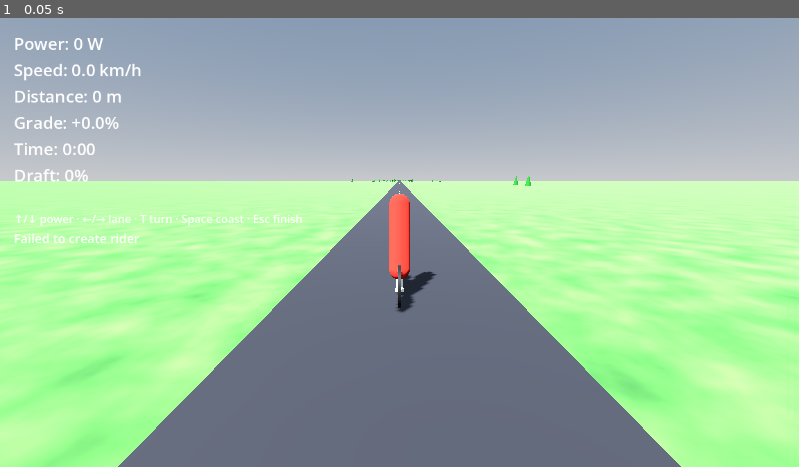
Above: before the commit, frame 1.
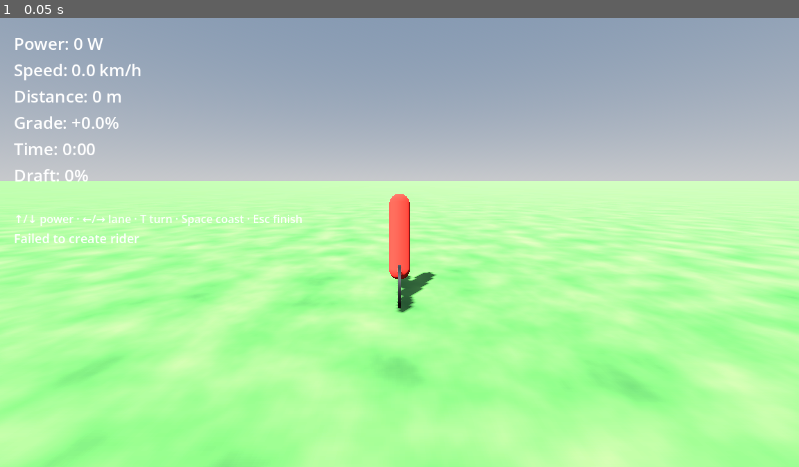
Above: after the commit, the same moment.

Repository: vincentdavis/gotta-bike-fast
Game: Godot game, scene res://scenes/ride.tscn
Two runs of this game, one before a commit and one after it. Both use one fixed random seed, a clock stepped at 60 frames per second and the inputs below. This scene is started directly instead of the project's main scene.
Inputs:
- Up to frame 1 (0.05 s): no input

The runs differ from the first frame. In frame 1, 22% of the frame differs, in the area x 14-86%, y 35-100%.

Commit message:
Phase 3b - terrain follows the elevation profile
Course-dependent visuals (ground strip, road, dashes, markers, trees)
moved into a _build_course_visuals step that runs after the course
pick. Cumulative elevation is precomputed per waypoint and queried
by both visual setup and physics. Each road and dash segment is
tilted by atan(local_grade) so the strip reads as a continuous
ribbon up the hills; a 240 m wide ground bed under the road climbs
with it so the road and trees stop floating.

Rider now plants on the road surface (Y from elevation lookup), and
the effective gradient fed to physics + HUD is signed by heading so
"backwards up the same hill" reads as a descent. Ghost riders pull
their Y from the same lookup since the wire protocol carries only
x and z.

Co-Authored-By: Claude Opus 4.7 (1M context) <noreply@anthropic.com>

Diff:
--- a/scripts/world/ride_controller.gd
+++ b/scripts/world/ride_controller.gd
@@ -44,6 +44,7 @@
 var _ghosts: Dictionary = {}  # rider_id (String) -> Node3D
 var _ghost_targets: Dictionary = {}  # rider_id -> {pos, velocity, yaw, t_ms}
 var _world_state_accum_s: float = 0.0
+var _course_elevations: Array = []  # cumulative elevation at each waypoint
 
 const GHOST_SMOOTH_RATE := 10.0  # higher = snappier, lower = smoother but more lag
 const GHOST_DEAD_RECKON_CAP_S := 1.0  # stop extrapolating after this much silence
@@ -54,13 +55,12 @@
 func _ready() -> void:
 	_setup_environment()
 	_setup_ground()
-	_setup_road()
-	_setup_markers()
-	_setup_scenery()
 	_setup_sun()
 	_setup_rider()
 	_setup_camera()
 	_setup_hud()
+	# Road, markers, scenery depend on the chosen course — built post-pick
+	# inside _start_session via _build_course_visuals().
 	_start_session()
 
 
@@ -108,31 +108,133 @@
 	add_child(ground)
 
 
+func _build_course_visuals() -> void:
+	# Course-dependent visuals: road geometry, markers, and trees all use the
+	# elevation profile. Called after _start_session has picked a course.
+	_compute_course_elevations()
+	_setup_ground_strip()
+	_setup_road()
+	_setup_markers()
+	_setup_scenery()
+
+
+func _setup_ground_strip() -> void:
+	# Wide ground bed that follows the road's elevation, so the road and
+	# trees don't appear to float above the flat backdrop. Same per-segment
+	# tilt as the road, just much wider.
+	const STRIP_WIDTH := 240.0
+	const STRIP_LENGTH := 20000.0
+	const SEGMENT_LENGTH := 5.0
+	const NUM_SEGMENTS := int(STRIP_LENGTH / SEGMENT_LENGTH)
+
+	var multi := MultiMesh.new()
+	multi.transform_format = MultiMesh.TRANSFORM_3D
+	multi.instance_count = NUM_SEGMENTS
+	var seg_mesh := PlaneMesh.new()
+	seg_mesh.size = Vector2(STRIP_WIDTH, SEGMENT_LENGTH)
+	multi.mesh = seg_mesh
+	for i in NUM_SEGMENTS:
+		var d_mid: float = float(i) * SEGMENT_LENGTH + SEGMENT_LENGTH * 0.5
+		var y_mid := _elevation_at_distance(d_mid)
+		var grade := _gradient_at_distance(d_mid)
+		var pitch := atan(grade)
+		var basis := Basis().rotated(Vector3.RIGHT, pitch)
+		var origin := Vector3(0.0, y_mid, -d_mid)
+		multi.set_instance_transform(i, Transform3D(basis, origin))
+
+	var inst := MultiMeshInstance3D.new()
+	inst.multimesh = multi
+	var mat := StandardMaterial3D.new()
+	mat.albedo_color = Color(0.34, 0.55, 0.28)
+	mat.roughness = 1.0
+	inst.material_override = mat
+	add_child(inst)
+
+
+func _compute_course_elevations() -> void:
+	_course_elevations = []
+	if current_course.is_empty():
+		return
+	var profile: Array = current_course.get("elevation_profile", [])
+	if profile.size() < 2:
+		return
+	_course_elevations.resize(profile.size())
+	_course_elevations[0] = 0.0
+	for i in range(1, profile.size()):
+		var p0: Dictionary = profile[i - 1]
+		var p1: Dictionary = profile[i]
+		var d0 := float(p0["distance_m"])
+		var d1 := float(p1["distance_m"])
+		var g0 := float(p0["gradient"])
+		var g1 := float(p1["gradient"])
+		var avg_g := (g0 + g1) * 0.5
+		_course_elevations[i] = _course_elevations[i - 1] + (d1 - d0) * avg_g
+
+
+func _elevation_at_distance(d: float) -> float:
+	if _course_elevations.is_empty() or current_course.is_empty():
+		return 0.0
+	var profile: Array = current_course.get("elevation_profile", [])
+	if profile.size() < 2:
+		return 0.0
+	var length := float(current_course.get("length_m", 0.0))
+	if length > 0.0:
+		d = fposmod(d, length)
+	for i in range(profile.size() - 1):
+		var p0: Dictionary = profile[i]
+		var p1: Dictionary = profile[i + 1]
+		var d0 := float(p0["distance_m"])
+		var d1 := float(p1["distance_m"])
+		if d >= d0 and d <= d1:
+			if d1 <= d0:
+				return float(_course_elevations[i])
+			var g0 := float(p0["gradient"])
+			var g1 := float(p1["gradient"])
+			var t := (d - d0) / (d1 - d0)
+			var g_at_d := lerpf(g0, g1, t)
+			var avg := (g0 + g_at_d) * 0.5
+			return float(_course_elevations[i]) + (d - d0) * avg
+	return 0.0
+
+
 func _setup_road() -> void:
 	const ROAD_WIDTH := 4.0
 	const ROAD_LENGTH := 20000.0
+	const SEGMENT_LENGTH := 5.0
+	const NUM_SEGMENTS := int(ROAD_LENGTH / SEGMENT_LENGTH)
+	const DASH_LENGTH := 3.0
+	const DASH_PERIOD := 8.0
+	const DASH_COVERAGE := 10000.0
 	const LINE_WIDTH := 0.15
 
-	# Asphalt strip down the middle of the field, slightly raised to avoid
-	# z-fighting with the ground. Centered on the rider's path (-Z forward).
-	var road := MeshInstance3D.new()
+	# Asphalt: short plane segments, each pitched to match the local gradient,
+	# stacked from y = elevation_at_distance(midpoint). Single MultiMesh =
+	# one draw call.
+	var road_multi := MultiMesh.new()
+	road_multi.transform_format = MultiMesh.TRANSFORM_3D
+	road_multi.instance_count = NUM_SEGMENTS
 	var road_mesh := PlaneMesh.new()
-	road_mesh.size = Vector2(ROAD_WIDTH, ROAD_LENGTH)
-	road.mesh = road_mesh
+	road_mesh.size = Vector2(ROAD_WIDTH, SEGMENT_LENGTH)
+	road_multi.mesh = road_mesh
+	for i in NUM_SEGMENTS:
+		var d_mid: float = float(i) * SEGMENT_LENGTH + SEGMENT_LENGTH * 0.5
+		var y_mid := _elevation_at_distance(d_mid)
+		var grade := _gradient_at_distance(d_mid)
+		var pitch := atan(grade)
+		var basis := Basis().rotated(Vector3.RIGHT, pitch)
+		var origin := Vector3(0.0, y_mid + 0.01, -d_mid)
+		road_multi.set_instance_transform(i, Transform3D(basis, origin))
+
+	var road_inst := MultiMeshInstance3D.new()
+	road_inst.multimesh = road_multi
 	var road_mat := StandardMaterial3D.new()
 	road_mat.albedo_color = Color(0.18, 0.18, 0.20)
 	road_mat.roughness = 0.85
-	road.material_override = road_mat
-	road.position = Vector3(0.0, 0.01, -ROAD_LENGTH * 0.5 + 100.0)
-	add_child(road)
-
-	# Dashed center line via MultiMesh — one draw call for all dashes.
-	const DASH_LENGTH := 3.0
-	const DASH_GAP := 5.0
-	const DASH_COVERAGE := 10000.0  # length of road that gets dashes
-	var dash_period := DASH_LENGTH + DASH_GAP
-	var num_dashes := int(DASH_COVERAGE / dash_period)
-
+	road_inst.material_override = road_mat
+	add_child(road_inst)
+
+	# Dashed center line — same treatment, slightly above the asphalt.
+	var num_dashes := int(DASH_COVERAGE / DASH_PERIOD)
 	var dashes := MultiMesh.new()
 	dashes.transform_format = MultiMesh.TRANSFORM_3D
 	dashes.instance_count = num_dashes
@@ -140,10 +242,13 @@
 	dash_mesh.size = Vector2(LINE_WIDTH, DASH_LENGTH)
 	dashes.mesh = dash_mesh
 	for i in num_dashes:
-		var dz := -(i * dash_period + DASH_LENGTH * 0.5)
-		var t := Transform3D.IDENTITY
-		t.origin = Vector3(0.0, 0.02, dz)
-		dashes.set_instance_transform(i, t)
+		var d_mid: float = float(i) * DASH_PERIOD + DASH_LENGTH * 0.5
+		var y_mid := _elevation_at_distance(d_mid)
+		var grade := _gradient_at_distance(d_mid)
+		var pitch := atan(grade)
+		var basis := Basis().rotated(Vector3.RIGHT, pitch)
+		var origin := Vector3(0.0, y_mid + 0.02, -d_mid)
+		dashes.set_instance_transform(i, Transform3D(basis, origin))
 
 	var dashes_inst := MultiMeshInstance3D.new()
 	dashes_inst.multimesh = dashes
@@ -158,7 +263,6 @@
 	const SPACING_M := 100.0
 	const SIDE_OFFSET := 3.2
 
-	# One shared mesh + material per marker style — Godot will batch instances.
 	var post_mesh := CylinderMesh.new()
 	post_mesh.height = 1.4
 	post_mesh.top_radius = 0.08
@@ -177,20 +281,23 @@
 
 	for i in range(1, MARKER_COUNT + 1):
 		var distance := i * SPACING_M
+		var elev := _elevation_at_distance(distance)
 		var is_km := (i % 10) == 0
 		for side in [-1.0, 1.0]:
 			var post := MeshInstance3D.new()
 			post.mesh = km_mesh if is_km else post_mesh
 			post.material_override = km_mat if is_km else post_mat
 			var height := (km_mesh.height if is_km else post_mesh.height) as float
-			post.position = Vector3(side * SIDE_OFFSET, height * 0.5, -distance)
+			post.position = Vector3(side * SIDE_OFFSET, elev + height * 0.5, -distance)
 			add_child(post)
 
 
 func _setup_scenery() -> void:
 	# Trees: cone meshes scattered randomly beside the road. Single MultiMesh
-	# instance so all trees share one draw call. Per-instance color varies the
-	# greens slightly. Seed is fixed so the layout is reproducible.
+	# instance so all trees share one draw call. Per-instance color varies
+	# the greens slightly. Seed is fixed so the layout is reproducible.
+	# Y matches the road elevation so trees plant on the hillside, not under
+	# or above the road as it rises.
 	const TREE_COUNT := 250
 	const MIN_SIDE_DIST := 6.0
 	const MAX_SIDE_DIST := 60.0
@@ -213,11 +320,12 @@
 	for i in TREE_COUNT:
 		var side: float = -1.0 if rng.randf() < 0.5 else 1.0
 		var x_dist: float = rng.randf_range(MIN_SIDE_DIST, MAX_SIDE_DIST) * side
-		var dz: float = -rng.randf_range(20.0, Z_COVERAGE)
+		var distance: float = rng.randf_range(20.0, Z_COVERAGE)
 		var s: float = rng.randf_range(0.7, 1.4)
+		var elev := _elevation_at_distance(distance)
 
 		var basis := Basis().scaled(Vector3.ONE * s)
-		var origin := Vector3(x_dist, tree_mesh.height * 0.5 * s, dz)
+		var origin := Vector3(x_dist, elev + tree_mesh.height * 0.5 * s, -distance)
 		trees.set_instance_transform(i, Transform3D(basis, origin))
 
 		var g: float = rng.randf_range(0.30, 0.50)
@@ -335,6 +443,7 @@
 
 	current_course = detail
 	hud.set_course(detail["name"], float(detail["length_m"]))
+	_build_course_visuals()
 
 	hud.set_status("Starting ride…")
 	var ride: Dictionary = await ApiClient.start_ride(rider_id, str(detail["id"]))
@@ -442,7 +551,13 @@
 	if not is_riding:
 		return
 
-	var gradient := _gradient_at_distance(distance_m)
+	# Course position is derived from the rider's world Z (start = 0, forward
+	# travel makes Z negative). The raw gradient is signed by course
+	# direction; flip when the rider has turned around so going "backwards
+	# up the hill" reads as a descent.
+	var course_pos := -rider_node.global_position.z
+	var raw_grade := _gradient_at_distance(course_pos)
+	var gradient := raw_grade * float(heading)
 	var draft_mult := _compute_draft_multiplier()
 	velocity_mps = CyclingPhysics.step_velocity(
 		target_power_w, velocity_mps, gradient, kit, delta, draft_mult
@@ -466,6 +581,9 @@
 		rider_node.global_position.x = ROAD_HALF_WIDTH_M
 	elif world_x < -ROAD_HALF_WIDTH_M:
 		rider_node.global_position.x = -ROAD_HALF_WIDTH_M
+
+	# Plant the rider on the road surface.
+	rider_node.global_position.y = _elevation_at_distance(course_pos)
 
 	_sample_accum_s += delta
 	var sample_dt := 1.0 / SAMPLE_HZ
@@ -562,7 +680,7 @@
 			if d1 <= d0:
 				return float(p0["gradient"])
 			var t := (d - d0) / (d1 - d0)
-			return lerp(float(p0["gradient"]), float(p1["gradient"]), t)
+			return lerpf(float(p0["gradient"]), float(p1["gradient"]), t)
 	return 0.0
 
 
@@ -672,7 +790,7 @@
 	}
 	if snap:
 		var ghost: Node3D = _ghosts[rider_id]
-		ghost.global_position = pos
+		ghost.global_position = Vector3(pos.x, _elevation_at_distance(-pos.z), pos.z)
 		ghost.rotation.y = yaw
 
 
@@ -689,4 +807,6 @@
 		var elapsed: float = minf(float(now_ms - int(t["t_ms"])) / 1000.0, GHOST_DEAD_RECKON_CAP_S)
 		var predicted_pos: Vector3 = t["pos"] + t["velocity"] * elapsed
 		ghost.global_position = ghost.global_position.lerp(predicted_pos, smoothing)
+		# WS protocol doesn't carry Y; plant the ghost on the same road we render.
+		ghost.global_position.y = _elevation_at_distance(-ghost.global_position.z)
 		ghost.rotation.y = lerp_angle(ghost.rotation.y, t["yaw"], smoothing)
